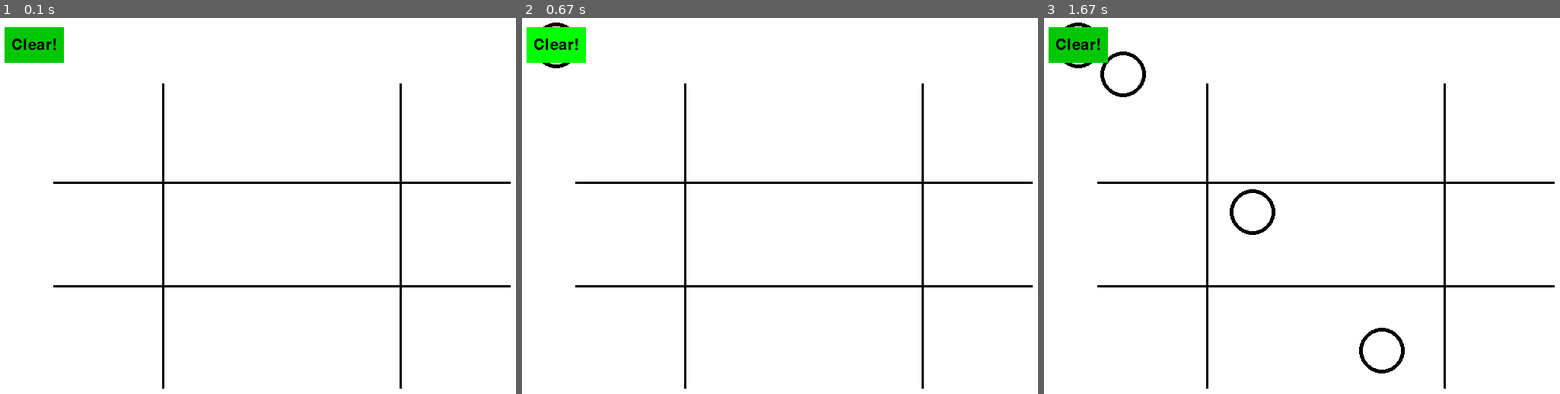
Above: before the commit, frames 1-3 (left to right).
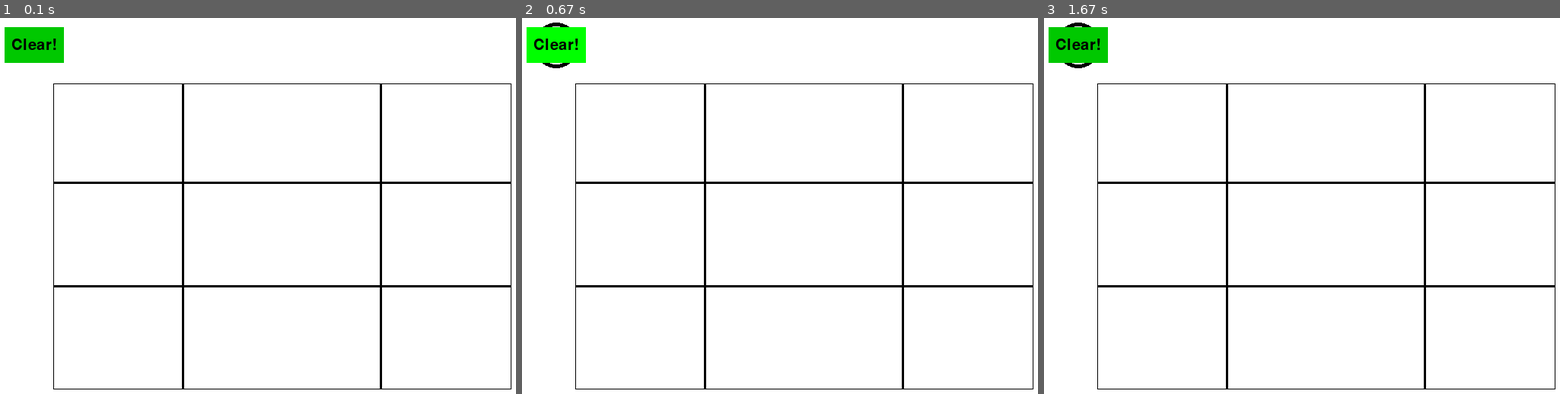
Above: after the commit, the same moments.

Repository: paramkpr/PyGame
Game: pygame game, started from TicTacToe.py
Same seed, same stepped clock (60 frames per second), same inputs: the game is played once before the commit and once after it.
Inputs (mouse positions are in pixels of both pictures, inside the frame that each line leads up to):
- Up to frame 1 (0.1 s): no input
- Up to frame 2 (0.67 s): click "Clear!" at 0.38 s
- Up to frame 3 (1.67 s): press the mouse at (1379, 348) at 0.7 s; move the mouse to (1250, 213) at 0.8 s; release the mouse at (1121, 74) at 0.93 s

The runs differ from the first frame. In frame 1, 2.0% of the frame differs, in the area x 10-100%, y 17-99%; in frame 2, 2.0%; in frame 3, 2.7%, in the area x 10-100%, y 8-99%.

Commit message:
modified:   TicTacToe.py Bounded Playing area

Diff:
--- a/TicTacToe.py
+++ b/TicTacToe.py
@@ -15,11 +15,11 @@
 BRIGHT_GREEN = (0, 255, 0)
 
 # Game Board
-verticalLine_1 = pygame.draw.line(gameDisplay, BLACK, (244, 100), (244, 500), 3)
-verticalLine_2 = pygame.draw.line(gameDisplay, BLACK, (556, 100), (556, 500), 3)
+verticalLine_1 = pygame.draw.line(gameDisplay, BLACK, (270, 100), (270, 500), 3)
+verticalLine_2 = pygame.draw.line(gameDisplay, BLACK, (530, 100), (530, 500), 3)
 horizontalLine_1 = pygame.draw.line(gameDisplay, BLACK, (100, 230), (700, 230), 3)
 horizontalLine_2 = pygame.draw.line(gameDisplay, BLACK, (100, 366), (700, 366), 3)
-
+ref_rect = pygame.draw.rect(gameDisplay, BLACK,(100, 100, 602, 402), 1)
 
 # Cross Sprite
 class Cross(pygame.sprite.Sprite):
@@ -61,14 +61,14 @@
     mouse_position = tuple(pygame.mouse.get_pos())  # Cursor Position Properties
     mouse_position_x = int(mouse_position[0])
     mouse_position_y = int(mouse_position[1])
-    " print(mouse_position) "
+    print(mouse_position)
 
     # Draws a Nut on click
-    if mouse_state == (1, 0, 0):  # TODO:Add condition for within playing area
+    if mouse_state == (1, 0, 0) and 100 > mouse_position_x < 670 and 100 > mouse_position_y < 350:
         pygame.draw.circle(gameDisplay, BLACK, mouse_position, 30, 5)  # Nut Sprite
 
     # Draws Cross
-    if mouse_state == (0, 0, 1):  # TODO:Add condition for within playing area
+    if mouse_state == (0, 0, 1)and 100 > mouse_position_x < 610 and 100 > mouse_position_y < 350:
         playerCross.nut(mouse_position_x, mouse_position_y)
 
     # Draws Button
